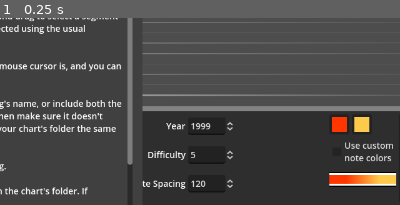
Above: before the commit, frame 1.
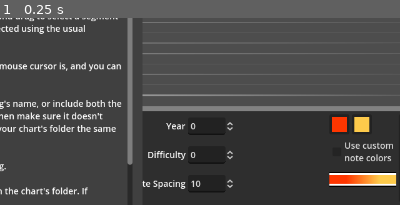
Above: after the commit, the same moment.

Repository: towai/TromboneCharter
Game: Godot game, scene res://main.tscn
Same seed, same stepped clock (60 frames per second), same inputs: the game is played once before the commit and once after it. Sound files missing from this copy of the repository are replaced by a short silence.
Inputs:
- Up to frame 1 (0.25 s): no input
The pictures show only the part of the screen within x 47-97%, y 50-100%; the shares and areas given below are measured in that part.

The runs differ from the first frame. In frame 1, 0.2% of the frame differs, in the area x 47-53%, y 56-91%.
Error after the commit: Trying to assign value of type 'TextEdit' to a variable of type 'text_field.gd'. (res://settings.gd:10)

Commit message:
prevent resizing chart length from creating an OoB note

Diff:
--- a/main.gd
+++ b/main.gd
@@ -76,18 +76,11 @@
 				Alert.LV_SUCCESS)
 	#if event.pressed && event.keycode == KEY_C:
 		#print(%Chart.count_onscreen_notes()," notes being drawn")
-	#if event.pressed && event.keycode == KEY_I:
-		#for note in %Chart.get_children():
-			#if !(note is Note): continue
-			#print(note.bar," \t→ ",note.index_in_slide)
 
 
 func _on_description_text_changed(): tmb.description = %Description.text
-
 func _on_refresh_button_pressed(): emit_signal("chart_loaded")
-
 func _on_help_button_pressed(): show_popup($Instructions)
-
 func _on_ffmpeg_help_pressed(): show_popup($FFmpegInstructions)
 
 
--- a/settings.gd
+++ b/settings.gd
@@ -3,18 +3,18 @@
 
 var tmb : TMBInfo:
 	get: return Global.working_tmb
-@onready var title		= %SongInfo.get_node("Title")
-@onready var short_name = %SongInfo.get_node("ShortTitle")
-@onready var author 	= %SongInfo.get_node("Author")
-@onready var genre		= %SongInfo.get_node("Genre")
-@onready var desc		= %SongInfo.get_node("Description")
-@onready var track_ref  = %SongInfo.get_node("TrackRef")
-@onready var length  = %SongInfo2.get_node("Length")
-@onready var tempo	 = %SongInfo2.get_node("Tempo")
-@onready var timesig = %SongInfo2.get_node("TimeSig")
-@onready var year	 = %SongInfo2.get_node("Year")
-@onready var diff	 = %SongInfo2.get_node("Diff")
-@onready var notespc = %SongInfo2.get_node("NoteSpacing")
+@onready var title		:TextField= %SongInfo.get_node("Title")
+@onready var short_name :TextField= %SongInfo.get_node("ShortTitle")
+@onready var author 	:TextField= %SongInfo.get_node("Author")
+@onready var genre		:TextField= %SongInfo.get_node("Genre")
+@onready var desc		:TextField= %SongInfo.get_node("Description")
+@onready var track_ref  :TextField= %SongInfo.get_node("TrackRef")
+@onready var length  :NumField= %SongInfo2.get_node("Length")
+@onready var tempo	 :NumField= %SongInfo2.get_node("Tempo")
+@onready var timesig :NumField= %SongInfo2.get_node("TimeSig")
+@onready var year	 :NumField= %SongInfo2.get_node("Year")
+@onready var diff	 :NumField= %SongInfo2.get_node("Diff")
+@onready var notespc :NumField= %SongInfo2.get_node("NoteSpacing")
 
 var values : Array:
 	get: return [
@@ -118,6 +118,7 @@
 	track_ref.value = tmb.trackRef
 
 	length.value = tmb.endpoint
+	length.min_value = 2
 	tempo.value = tmb.tempo
 	timesig.value = tmb.timesig
 	year.value = tmb.year
@@ -243,3 +244,7 @@
 		false:
 			%SectionStart.step = 0.0001
 			%SectionLength.step = 0.0001
+
+
+func _on_length_value_changed(_v) -> void:
+	length.min_value = max(2,ceilf(tmb.get_last_note_off()))
--- a/tmb_info.gd
+++ b/tmb_info.gd
@@ -31,6 +31,12 @@
 var timesig 	: int = 2
 var difficulty	: int = 5
 var savednotespacing : int = 120
+
+# Assumes that the notes array is sorted. It's always sorted on drag end (including note addition),
+# so this assumption should be OK, but testing against U/R may be needed.
+func get_last_note_off():
+	if notes.is_empty(): return -1
+	return notes[-1][TMBInfo.NOTE_BAR] + notes[-1][TMBInfo.NOTE_LENGTH]
 
 
 func has_note_touching_endpoint() -> bool:
